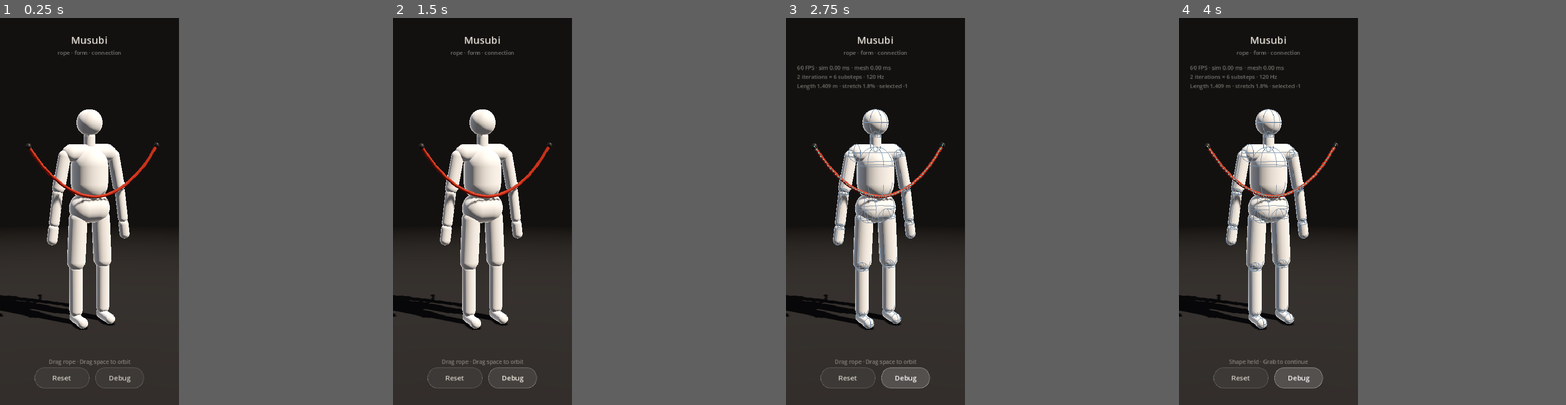
Above: before the commit, frames 1-4 (left to right).
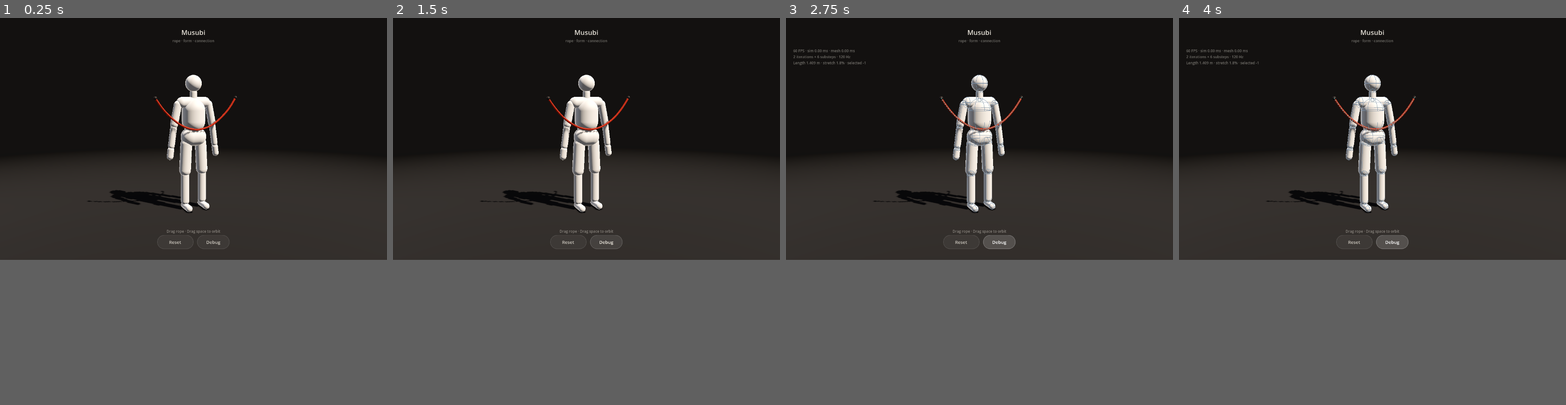
Above: after the commit, the same moments.

Repository: YoungSx/musubi
Game: Godot game, scene res://scenes/main/main.tscn
Two runs of this game, one before a commit and one after it. Both use one fixed random seed, a clock stepped at 60 frames per second and the inputs below.
Inputs (mouse positions are in pixels of both pictures, inside the frame that each line leads up to):
- Up to frame 1 (0.25 s): no input
- Up to frame 2 (1.5 s): click "Debug" at 0.5 s; click "Debug" at 1.25 s
- Up to frame 3 (2.75 s): click "Debug" at 2 s
- Up to frame 4 (4 s): click "Reset" at 2.75 s; move the mouse to (1306, 192) at 3.52 s; click (1306, 192) at 3.67 s
In our replay, the window is 370x800 before the commit and 800x500 after it. These sizes can differ from the game's own. Grey fills any space a smaller window leaves; there, only what the larger window draws over its background counts as a difference.

The runs differ from the first frame. In frame 1, 27% of the frame differs, in the area x 0-100%, y 3-96%; in frame 2, 27%; in frame 3, 28%; in frame 4, 28%.

Commit message:
Adapt Windows window sizing, DPI and input verification

Diff:
--- a/project.godot
+++ b/project.godot
@@ -11,6 +11,7 @@
 [application]
 
 config/name="Musubi"
+config/version="0.2.0"
 config/description="An interactive study of rope, form and connection."
 run/main_scene="res://scenes/main/main.tscn"
 config/features=PackedStringArray("4.7", "Mobile")
@@ -18,9 +19,13 @@
 
 [display]
 
-window/size/viewport_width=390
-window/size/viewport_height=844
-window/stretch/mode="canvas_items"
+window/size/viewport_width=1280
+window/size/viewport_height=800
+window/size/viewport_width.mobile=390
+window/size/viewport_height.mobile=844
+window/stretch/mode="disabled"
+window/stretch/mode.mobile="canvas_items"
+window/dpi/allow_hidpi=true
 window/stretch/aspect="expand"
 window/handheld/orientation=6
 
--- a/scenes/main/main.tscn
+++ b/scenes/main/main.tscn
@@ -8,6 +8,7 @@
 [ext_resource type="PackedScene" path="res://scenes/ui/hud.tscn" id="6_hud"]
 [ext_resource type="PackedScene" path="res://scenes/rope/rope.tscn" id="7_rope"]
 [ext_resource type="Script" path="res://scripts/debug/rope_debug.gd" id="8_debug"]
+[ext_resource type="Script" path="res://scripts/core/desktop_window.gd" id="9_window"]
 
 [node name="Main" type="Node3D" node_paths=PackedStringArray("camera_rig", "mannequin", "rope", "interaction_manager", "hud", "rope_debug")]
 script = ExtResource("1_app")
@@ -35,3 +36,6 @@
 
 [node name="RopeDebug" type="Node3D" parent="."]
 script = ExtResource("8_debug")
+
+[node name="DesktopWindow" type="Node" parent="."]
+script = ExtResource("9_window")
--- /dev/null
+++ b/scripts/core/desktop_window.gd
@@ -0,0 +1,18 @@
+class_name DesktopWindow
+extends Node
+## Native window policy stays outside simulation, camera and touch handling.
+
+
+func _ready() -> void:
+	if not OS.has_feature("pc") or DisplayServer.get_name() == "headless":
+		return
+	var window := get_window()
+	window.min_size = Vector2i(960, 640)
+	window.title = "Musubi · " + str(ProjectSettings.get_setting("application/config/version", "dev"))
+	window.dpi_changed.connect(_apply_dpi)
+	_apply_dpi()
+
+
+func _apply_dpi() -> void:
+	var dpi := DisplayServer.screen_get_dpi(get_window().current_screen)
+	get_window().content_scale_factor = clampf(float(dpi) / 96.0, 1.0, 2.5)
--- a/scripts/ui/hud.gd
+++ b/scripts/ui/hud.gd
@@ -37,6 +37,10 @@
 	var window_size := Vector2(DisplayServer.window_get_size())
 	if window_size.x <= 0.0 or window_size.y <= 0.0:
 		return
+	if OS.has_feature("pc"):
+		for side: StringName in _base_margins:
+			_safe_area.add_theme_constant_override(side, _base_margins[side])
+		return
 	var safe := Rect2(DisplayServer.get_display_safe_area())
 	var window_rect := Rect2(Vector2(DisplayServer.window_get_position()), window_size)
 	safe = safe.intersection(window_rect)
--- a/tests/run_tests.gd
+++ b/tests/run_tests.gd
@@ -22,6 +22,10 @@
 
 
 func _initialize() -> void:
+	# Headless windows otherwise default to 100×100 when desktop stretch is off.
+	root.size = Vector2i(1280, 800)
+	root.content_scale_size = Vector2i(1280, 800)
+	root.content_scale_mode = Window.CONTENT_SCALE_MODE_CANVAS_ITEMS
 	_run.call_deferred()
 
 
--- a/tools/verify_interaction.gd
+++ b/tools/verify_interaction.gd
@@ -34,8 +34,8 @@
 	var before := app.rope.get_simulation().get_point(index)
 	for step in 30:
 		var motion := InputEventMouseMotion.new()
-		motion.position = position + Vector2(-55, -65) * float(step + 1) / 30.0
-		motion.relative = Vector2(-55, -65) / 30.0
+		motion.position = root.get_final_transform() * (position + Vector2(-55, -65) * float(step + 1) / 30.0)
+		motion.relative = root.get_final_transform().basis_xform(Vector2(-55, -65) / 30.0)
 		motion.button_mask = MOUSE_BUTTON_MASK_LEFT
 		Input.parse_input_event(motion)
 		await _frames(2)
@@ -72,7 +72,8 @@
 
 func _button(position: Vector2, pressed: bool) -> void:
 	var event := InputEventMouseButton.new()
-	event.position = position
+	# Input.parse_input_event takes window pixels, including native DPI scaling.
+	event.position = root.get_final_transform() * position
 	event.button_index = MOUSE_BUTTON_LEFT
 	event.pressed = pressed
 	Input.parse_input_event(event)
Not shown, added: scripts/core/desktop_window.gd.uid
Not shown, changed: .gitignore
Not shown, changed: README.md
